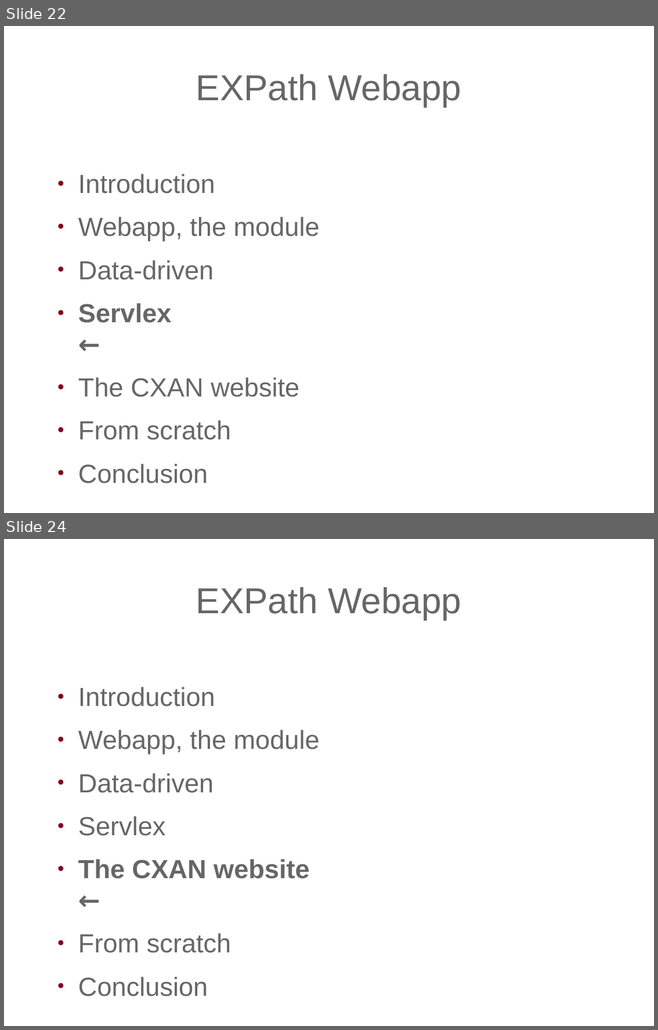
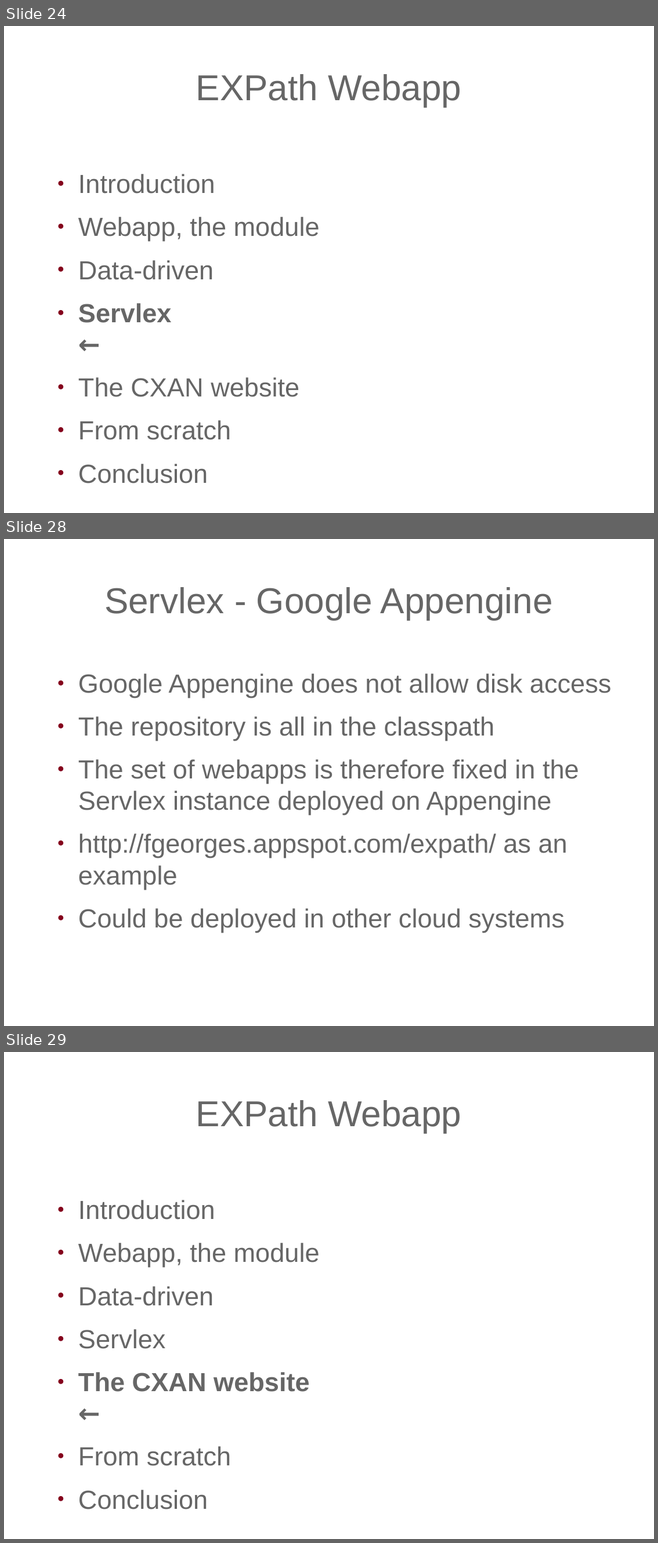
Before and after one commit to expath/expath-www, a slide deck: misc/2011-prague/presentation/fgeorges-servlex.odp. Shown one above the other, each under a label of ours: slides 22 and 24 before the commit, slides 24, 28 and 29 after it; the slides between them are not shown. The pictures are 658x1030 and 658x1543 pixels, drawn with LibreOffice and Linux fonts; fonts in the diff are those of the drawing; background and template pictures are left out. Boxes give left, top, right and bottom in pixels: in the first picture for what was removed or moved away, otherwise in the second. Text is boxed around its words. In the diff, an @@ line names an element or a change of style, - is before the commit and + after.

```diff
--- a/misc/2011-prague/presentation/fgeorges-servlex.odp
+++ b/misc/2011-prague/presentation/fgeorges-servlex.odp
@@ slide 28 added at (x1=4, y1=539, x2=654, y2=1026), background picture (left out) @@
@@ title added at (x1=104, y1=587, x2=553, y2=620), 44 pt, text #666666 @@
+Servlex - Google Appengine
@@ text added at (x1=78, y1=674, x2=611, y2=933), 32 pt, text #666666 @@
+● Google Appengine does not allow disk access
+● The repository is all in the classpath
+● The set of webapps is therefore fixed in the Servlex instance deployed on Appengine
+● http://fgeorges.appspot.com/expath/ as an example
+● Could be deployed in other cloud systems
@@ what was slide 22 is now slide 24 @@
@@ what was slide 24 is now slide 29 @@
```
Also in this commit, not shown: 1 slide changed, 12 other slides added, 3 slides removed, 5 other files.
